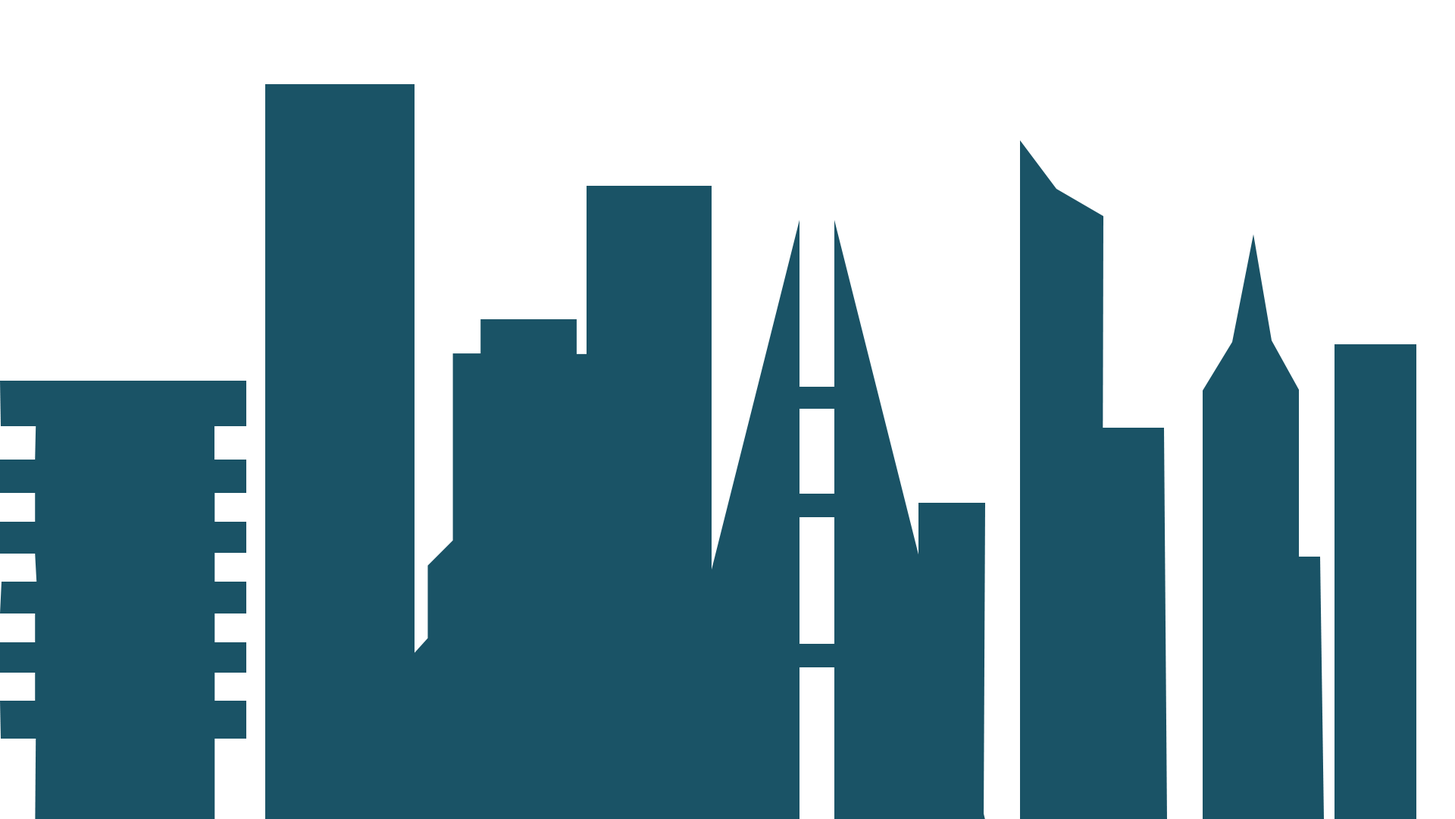
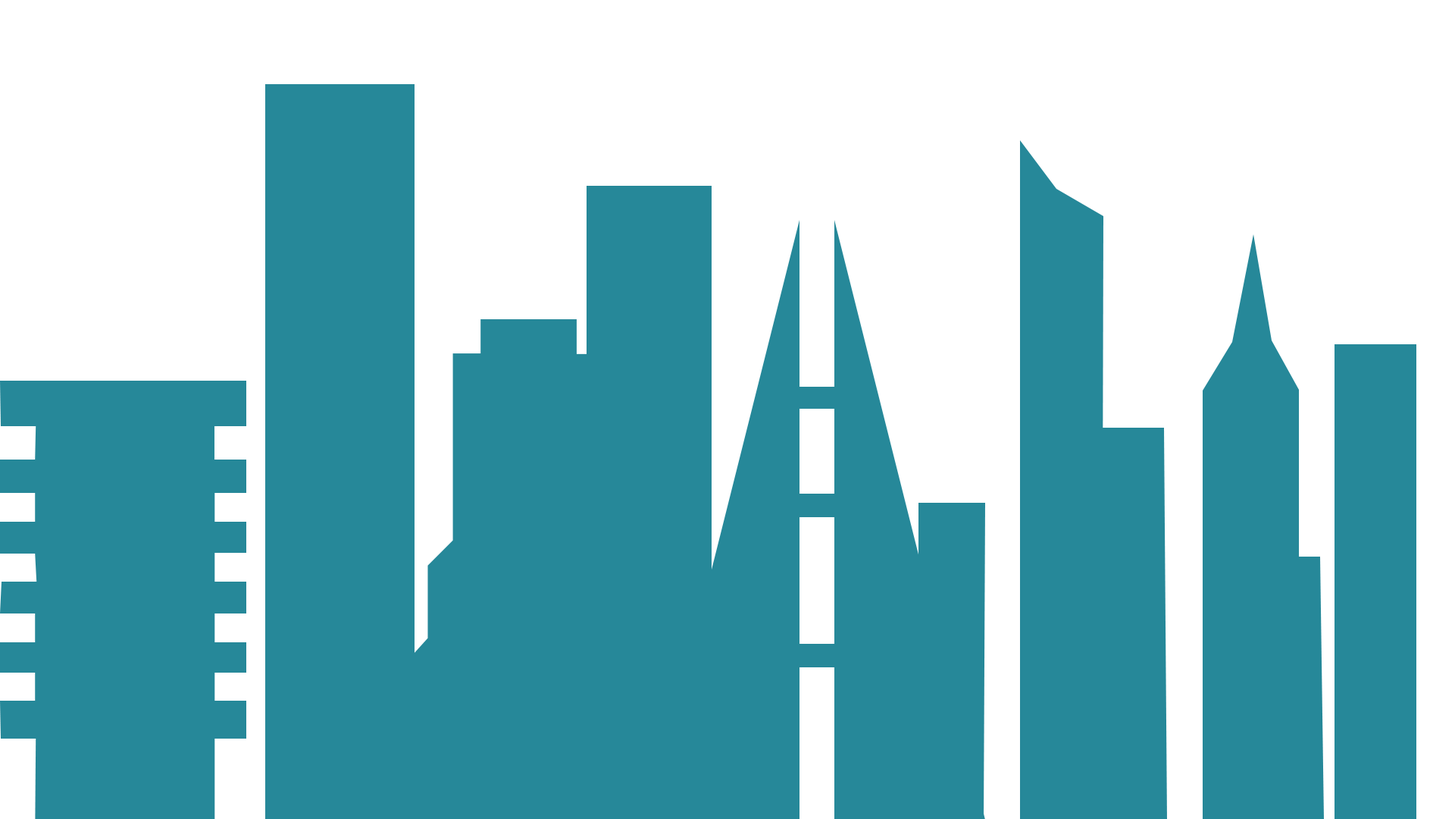
Before/after of a 1455px x 819px layered artwork. What changed in the layer stack:
painted on "building 1" over left=0, top=380, right=247, bottom=819
painted on "buiding 2" over left=265, top=84, right=415, bottom=819
painted on "building 3" over left=392, top=319, right=649, bottom=819
painted on "building 4" over left=586, top=185, right=712, bottom=819
painted on "building 5" over left=648, top=219, right=986, bottom=819
painted on "building 6" over left=918, top=502, right=986, bottom=819
painted on "building 7" over left=1020, top=140, right=1104, bottom=819
painted on "building 8" over left=1086, top=427, right=1168, bottom=819
painted on "building 9" over left=1202, top=234, right=1300, bottom=819
painted on "building 10" over left=1272, top=556, right=1325, bottom=819
painted on "building 11" over left=1334, top=344, right=1417, bottom=819
